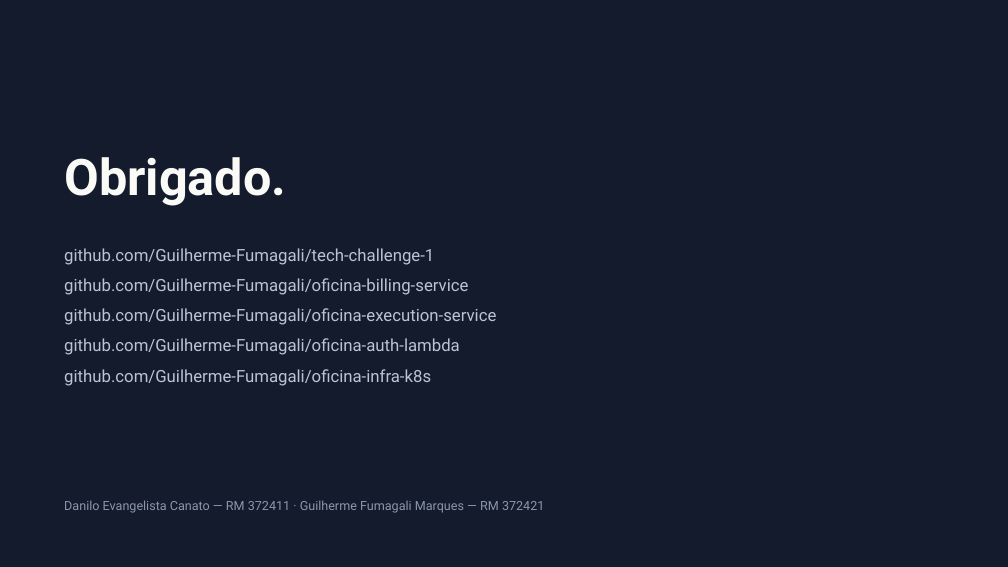
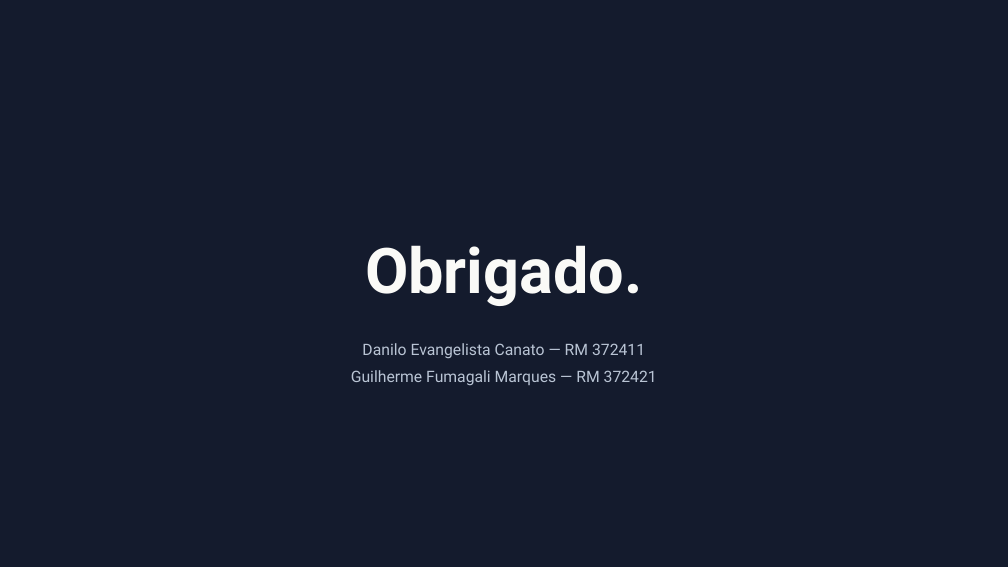
Before and after one commit to Guilherme-Fumagali/tech-challenge-1, a slide deck: slide 18 of docs/tech-challenge-4/apresentacao.pptx. Drawn at 1008x567 pixels with LibreOffice and Linux fonts; fonts in the diff are those of the drawing. Boxes give left, top, right and bottom in pixels: in the first picture for what was removed or moved away, otherwise in the second. Text is boxed around its words. In the diff, an @@ line names an element or a change of style, - is before the commit and + after.

```diff
--- a/docs/tech-challenge-4/apresentacao.pptx
+++ b/docs/tech-challenge-4/apresentacao.pptx
@@ text "Obrigado.": place and size @@
-text "Obrigado." at [64, 157, 286, 206]
+text "Obrigado." at [365, 245, 643, 306]
@@ text "Obrigado." at [365, 245, 643, 306]: size 48 to 60 pt; alignment left to centre @@
@@ text removed at [64, 248, 496, 386] @@
-github.com/Guilherme-Fumagali/tech-challenge-1
-github.com/Guilherme-Fumagali/oficina-billing-service
-github.com/Guilherme-Fumagali/oficina-execution-service
-github.com/Guilherme-Fumagali/oficina-auth-lambda
-github.com/Guilherme-Fumagali/oficina-infra-k8s
@@ text at [351, 343, 657, 385]: text changed; size 12 to 15 pt; text colour #8A97AB to #B9C4D4 @@
-Danilo Evangelista Canato — RM 372411 · Guilherme Fumagali Marques — RM 372421
+Danilo Evangelista Canato — RM 372411
+Guilherme Fumagali Marques — RM 372421
```
Also in this commit, not shown: 8 other slides changed, 8 slides added, 8 slides removed, 1 other file.
